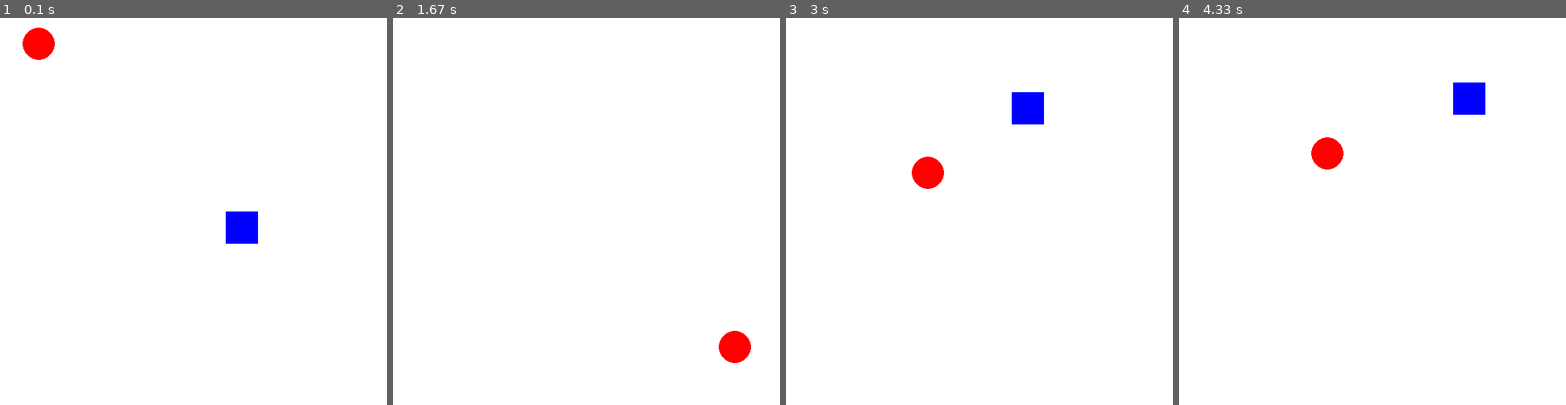
Above: before the commit, frames 1-4 (left to right).
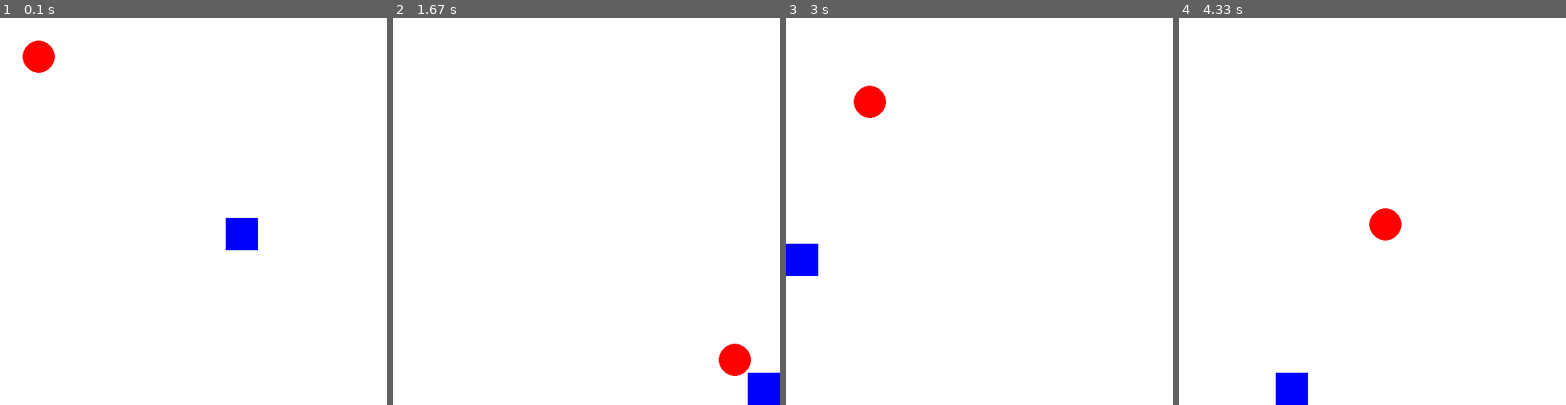
Above: after the commit, the same moments.

Repository: Alef-0/Pygame-Learning
Game: pygame game, started from ball_bounce.py
Same seed, same stepped clock (60 frames per second), same inputs: the game is played once before the commit and once after it.
Inputs:
- Up to frame 1 (0.1 s): no input
- Up to frame 2 (1.67 s): hold D 0.33-0.8 s; hold W 0.83-1.13 s; hold D 1.17-1.63 s
- Up to frame 3 (3 s): hold A 1.67-2.2 s; hold A 2.23-2.63 s; hold W from 2.67 s (still down)
- Up to frame 4 (4.33 s): release W at 3.03 s; hold D 3.07-3.7 s; hold A 3.73-4.2 s; hold D from 4.23 s (still down)

The runs differ from the first frame. In frame 1, 0.8% of the frame differs, in the area x 5-67%, y 2-60%; in frame 2, 1.2%; in frame 3, 2.5%, in the area x 0-67%, y 17-67%; in frame 4, 2.5%.

Commit message:
Last uptades

Diff:
--- a/ball_bounce.py
+++ b/ball_bounce.py
@@ -1,4 +1,5 @@
 import pygame as pg
+from pygame.math import Vector2 as v2
 
 WIDTH,HEIGHT = 600,600
 FPS = 60
@@ -19,7 +20,6 @@
         self.rect = self.image.get_rect()
         self.rect.topleft = (10,10)
         self.mask = pg.mask.from_surface(self.image)
-
 box = Box()
 
 #quadrado
@@ -35,34 +35,55 @@
         self.rect = self.image.get_rect()
         self.rect.topleft = (350,300)
         self.mask = pg.mask.from_surface(self.image)
-
 player = Player()
 
-vx,vy = 5,-5
 loop = True
+acceleration = v2(0,1)
+velocity = v2(0,0)
+vx,vy = 5,5
 while loop:
     keyboard = pg.key.get_pressed()
     for event in pg.event.get():
         if event.type == pg.QUIT: loop = False
-    clock.tick(FPS)
+        if event.type == pg.KEYDOWN:
+            if event.key == pg.K_w and player.rect.bottom==HEIGHT: velocity.y = -20
+    clock.tick_busy_loop(FPS)
+    pg.display.set_caption(f"{clock.get_fps()}")
 
-    if keyboard[pg.K_a]:   player.rect.x -= 5
-    if keyboard[pg.K_d]:   player.rect.x += 5
-    if keyboard[pg.K_s]:   player.rect.y += 5
-    if keyboard[pg.K_w]:   player.rect.y -= 5
+    acceleration = v2(0,0.9)
+    if keyboard[pg.K_a]:   acceleration.x -= 10
+    if keyboard[pg.K_d]:   acceleration.x += 10
+
+    velocity.x += acceleration.x + -1*velocity.x
+    velocity.y += acceleration.y
+    player.rect.move_ip(velocity)
+    if player.rect.left < 0: player.rect.left = 0
+    if player.rect.right > WIDTH: player.rect.right = WIDTH
+    if player.rect.bottom > HEIGHT: player.rect.bottom = HEIGHT
+    if player.rect.top < 0 : player.rect.top = 0
+
+    if pg.sprite.collide_mask(player,box):
+        if abs(player.rect.bottom - box.rect.top) <= 10 or velocity.y > 0:  player.rect.bottom = box.rect.top; velocity.y = -20
+        if abs(player.rect.top - box.rect.bottom) <= 10:  box.rect.bottom = player.rect.top
+        if abs(player.rect.right - box.rect.left) <= 10:  box.rect.left = player.rect.right
+        if abs(player.rect.left - box.rect.right) <= 10:  box.rect.right = player.rect.left
 
     #colisao
     box.rect.x += vx
     box.rect.y += vy
 
-    if box.rect.right >= WIDTH or box.rect.left <= 0: vx*=-1
-    if box.rect.top <= 0 or box.rect.bottom >= HEIGHT: vy*=-1
     #colisao com box
     if pg.sprite.collide_mask(player,box):
         if abs(player.rect.top - box.rect.bottom) <= 10: vy*=-1; box.rect.bottom = player.rect.top
         if abs(player.rect.bottom - box.rect.top) <= 10: vy*=-1; box.rect.top = player.rect.bottom
         if abs(player.rect.right - box.rect.left) <= 10: vx*=-1; box.rect.left = player.rect.right
         if abs(player.rect.left - box.rect.right) <= 10: vx*=-1; box.rect.right = player.rect.left
+
+    if box.rect.left <= 0: vx*=-1; box.rect.left = 0
+    if box.rect.right >= WIDTH: vx*=-1; box.rect.right = WIDTH
+    if box.rect.top <= 0: vy*=-1; box.rect.top = 0
+    if box.rect.bottom >= HEIGHT: vy*=-1; box.rect.bottom = HEIGHT
+
 
 
     screen.fill((255,255,255))
--- /dev/null
+++ b/camera (DONE)/create.py
@@ -0,0 +1,33 @@
+from random import shuffle, randrange
+from os import path
+CWD = path.dirname(__file__)
+
+def make_maze(w = 16, h = 8):
+    vis = [[False] * w + [True] for _ in range(h)] + [[True] * (w + 1)]
+    ver = [["|  "] * w + ['|'] for _ in range(h)] + [[]]
+    hor = [["+--"] * w + ['+'] for _ in range(h + 1)]
+
+    def walk(x, y):
+        vis[y][x] = True
+        d = [(x - 1, y), (x, y + 1), (x + 1, y), (x, y - 1)]
+
+        shuffle(d)
+        for (xx, yy) in d:
+            if vis[yy][xx]: continue
+            if xx == x: hor[max(y, yy)][x] = "+  "
+            if yy == y: ver[y][max(x, xx)] = "   "
+            walk(xx, yy)
+
+
+    walk(randrange(w), randrange(h))
+
+    s = ""
+    for (a, b) in zip(hor, ver):
+        s += ''.join(a + ['\n'] + b + ['\n'])
+
+    return s
+
+def make_map(width=15,height=15):
+    with open(path.join(CWD,"maze.txt"),"w") as f: f.write(make_maze(width,height))
+
+if __name__=="__main__": print(make_maze(2,2))
--- /dev/null
+++ b/camera (DONE)/maze.py
@@ -0,0 +1,150 @@
+import pygame as pg
+from os import path
+from math import pi,atan2
+
+from pygame.transform import rotate
+import create
+pg.init()
+
+#constantes
+WIDTH_SCREEN,HEIGHT_SCREEN = 600,600
+width, height = 15,15
+CWD = path.dirname(__file__)
+FRICTION = -0.1
+TILE = 25
+FPS = 60
+screen = pg.display.set_mode((WIDTH_SCREEN,HEIGHT_SCREEN))
+
+#grupos
+all_sprites = pg.sprite.LayeredUpdates()
+paredes = pg.sprite.Group()
+goals = pg.sprite.Group()
+
+#sprites
+floor = pg.transform.scale(pg.image.load(path.join(CWD,"floor.jpg")),(100,100)).convert()
+cheese = pg.transform.scale(pg.image.load(path.join(CWD,"cheese.png")),(25,25)).convert_alpha()
+cheese.set_colorkey((255,255,255))
+mouse = pg.transform.scale(pg.image.load(path.join(CWD,"mouse.png")),(25,25)).convert_alpha()
+bricks = pg.transform.scale(pg.image.load(path.join(CWD,"bricks.png")),(25,25)).convert_alpha()
+
+#funcoes
+
+#Sprites
+class Player(pg.sprite.Sprite):
+    def __init__(self,pos,*grupos):
+        self._layer = 2
+        super().__init__(grupos)
+        self.original = mouse
+        self.image = mouse
+        self.rect = self.image.get_rect(topleft=pos)
+        self.vx = self.vy = 0
+        self.angle = 0
+
+    def update(self):
+        self.accx = self.accy = 0
+        keyboard = pg.key.get_pressed()
+        if keyboard[pg.K_w]: self.accy -= 0.5
+        if keyboard[pg.K_a]: self.accx -= 0.5
+        if keyboard[pg.K_s]: self.accy += 0.5
+        if keyboard[pg.K_d]: self.accx += 0.5
+
+        #imagem
+        rel_x,rel_y = goal.rect.x - self.rect.x,goal.rect.y - self.rect.y
+        self.angle = 180/pi * -atan2(rel_y,rel_x)
+        self.image = pg.transform.rotozoom((self.original),self.angle+90,1)
+
+        #colisao de paredes
+        self.vx += self.accx + self.vx * FRICTION
+        if abs(self.vx) < 0.5: self.vx = 0
+        self.rect.x += self.vx
+        for x in pg.sprite.spritecollide(self,paredes,False):
+            if self.vx > 0: self.rect.right = x.rect.left
+            if self.vx < 0: self.rect.left = x.rect.right
+
+        self.vy += self.accy + self.vy * FRICTION
+        if abs(self.vy) < 0.5: self.vy = 0
+        self.rect.y += self.vy
+        for x in pg.sprite.spritecollide(self,paredes,False):
+            if self.vy < 0: self.rect.top = x.rect.bottom
+            if self.vy > 0: self.rect.bottom = x.rect.top
+        #goals
+        for x in pg.sprite.spritecollide(self,goals,False):
+            if self.rect.collidepoint(x.rect.center): global loop; loop = False
+class Parede(pg.sprite.Sprite):
+    def __init__(self,pos,*grupos):
+        self._layer=2
+        super().__init__(grupos)
+        self.image = bricks
+        self.rect = self.image.get_rect(topleft = pos)
+class Camera:
+    def __init__(self, width, height):
+        self.camera = pg.Rect(0, 0, width, height)
+        self.width = width
+        self.height = height
+
+    def apply(self, entity):
+        return entity.rect.move(self.camera.topleft)
+
+    def update(self, target):
+        x = -target.rect.x + int(WIDTH_SCREEN / 2)
+        y = -target.rect.y + int(HEIGHT_SCREEN / 2)
+
+        # limit scrolling to map size
+        x = min(0, x)  # left
+        y = min(0, y)  # top
+        x = max(-(self.width - WIDTH_SCREEN), x)  # right
+        y = max(-(self.height - HEIGHT_SCREEN), y)  # bottom
+        self.camera = pg.Rect(x, y, self.width, self.height)
+class Goal(pg.sprite.Sprite):
+    def __init__(self,pos,*grupos):
+        self._layer=1
+        super().__init__(grupos)
+        self.image = cheese
+        self.rect = self.image.get_rect(topleft=pos)
+
+#pegar mapa
+create.make_map(width,height)
+with open(path.join(CWD,"maze.txt"),"r") as file:
+    x,y = 0,0
+    first = False
+    last_avaiable = (x,y)
+    while True:
+        linha = file.readline()
+        if not linha: break
+        for i in linha:
+            if i=="|" or i=="-" or i=="+": Parede((x*TILE,y*TILE),all_sprites,paredes)
+            elif i==" " and first == False: global player; player = Player((x*TILE,y*TILE),all_sprites); first=True
+            elif i==" ": last_avaiable=(x,y)
+            x += 1
+            if x>width: width = x-1
+        y += 1; x = 0
+    global goal; goal = Goal((last_avaiable[0]*TILE,last_avaiable[1]*TILE),all_sprites,goals)
+    height = y - 1
+
+#Principais
+clock = pg.time.Clock()
+
+if TILE*width >= WIDTH_SCREEN or TILE*height >= HEIGHT_SCREEN: camera = Camera(TILE*width,TILE*height)
+else: camera = Camera(WIDTH_SCREEN,HEIGHT_SCREEN)
+
+loop = True
+while loop:
+    clock.tick_busy_loop(FPS)
+    pg.display.set_caption(f'Maze (FPS: {clock.get_fps()})')
+    for ev in pg.event.get():
+        if ev.type == pg.QUIT: loop = False
+
+    #print
+    screen.fill((125,125,125))
+    for x in range(0,WIDTH_SCREEN,TILE): pg.draw.line(screen,(0,0,0),(x,0),(x,HEIGHT_SCREEN))
+    for y in range(0,HEIGHT_SCREEN,TILE): pg.draw.line(screen,(0,0,0),(0,y),(WIDTH_SCREEN,y))
+
+    all_sprites.update()
+    camera.update(player)
+    for x in range(0,width*TILE,100):
+        for y in range(0,height*TILE,100):
+            screen.blit(floor, camera.camera.move(pg.Rect(x,y,100,100).topleft))
+    for x in all_sprites: screen.blit(x.image,camera.apply(x))
+    pg.display.flip()
+
+pg.quit()
--- /dev/null
+++ b/camera (DONE)/maze.txt
@@ -0,0 +1,31 @@
++--+--+--+--+--+--+--+--+--+--+--+--+--+--+--+
+|           |                 |     |        |
++  +  +--+  +--+  +--+--+  +  +  +  +  +  +--+
+|  |  |  |     |  |  |     |     |  |  |     |
++--+  +  +--+  +  +  +  +--+--+--+  +--+--+  +
+|     |        |     |     |     |     |     |
++  +--+--+--+  +--+  +--+  +  +--+--+  +  +--+
+|           |     |  |     |        |  |     |
++  +--+--+  +--+  +  +  +--+  +--+  +  +--+  +
+|  |        |  |  |  |     |  |     |        |
++  +  +--+--+  +  +--+--+  +  +  +  +--+--+  +
+|  |  |           |        |  |  |     |     |
++  +  +  +--+--+--+  +--+--+  +  +  +--+  +--+
+|  |  |           |     |     |  |  |     |  |
++  +  +--+--+--+  +--+  +  +--+  +--+  +--+  +
+|  |  |        |  |     |     |  |     |     |
++  +  +  +  +--+  +  +--+--+  +  +  +--+--+  +
+|  |  |  |  |     |     |     |  |     |     |
++  +  +--+  +  +--+  +  +--+--+  +--+  +  +  +
+|  |     |        |  |  |     |     |     |  |
++  +--+  +--+--+  +  +  +--+  +  +  +--+--+  +
+|     |        |  |  |     |  |  |        |  |
++--+  +--+--+  +  +--+--+  +  +--+--+  +  +  +
+|  |  |        |        |  |        |  |     |
++  +  +  +--+--+--+--+  +  +--+--+  +--+--+--+
+|     |     |        |           |           |
++  +--+--+  +  +--+  +  +--+--+--+--+--+--+  +
+|  |  |     |     |  |  |           |        |
++  +  +  +--+--+  +  +--+  +--+--+  +  +--+--+
+|     |           |              |           |
++--+--+--+--+--+--+--+--+--+--+--+--+--+--+--+
--- a/rotacao/rotating.py
+++ b/rotacao (DONE)/rotating.py
@@ -96,6 +96,12 @@
         self.image, self.rect = rotate(self.original,angle,self.rect)
         self.mask = pg.mask.from_surface(self.image)
 
+        #Colisao com paredes
+        if self.rect.x < 0: self.rect.left = 0
+        if self.rect.y < 0: self.rect.top = 0
+        if self.rect.right > WIDTH: self.rect.right = WIDTH
+        if self.rect.bottom > HEIGHT: self.rect.bottom = HEIGHT
+
 class Texto(pg.sprite.Sprite):
     def __init__(self,fonte):
         self._layer = LAYER_TEXT
@@ -121,6 +127,7 @@
 som = pg.mixer.Sound(path.join(CWD,"Shoot_02.wav"))
 pg.mixer.music.load(path.join(CWD,"Hardmoon_-_Deep_space.ogg"))
 som.set_volume(0.09)
+pg.mixer.music.set_volume(0.4)
 pg.mixer.music.play()
 #Walking
 
Binary file added: camera (DONE)/bricks.png
Binary file added: camera (DONE)/cheese.png
Binary file added: camera (DONE)/mouse.png
Renamed: rotacao/ship1.png -> rotacao (DONE)/ship1.png
Renamed: rotacao/space.jpg -> rotacao (DONE)/space.jpg
Renamed: rotacao/triangulo.png -> rotacao (DONE)/triangulo.png
Not shown, changed: .gitignore
Not shown, added: rotacao (DONE)/Hardmoon_-_Deep_space.ogg
Not shown, added: rotacao (DONE)/Shoot_02.wav
